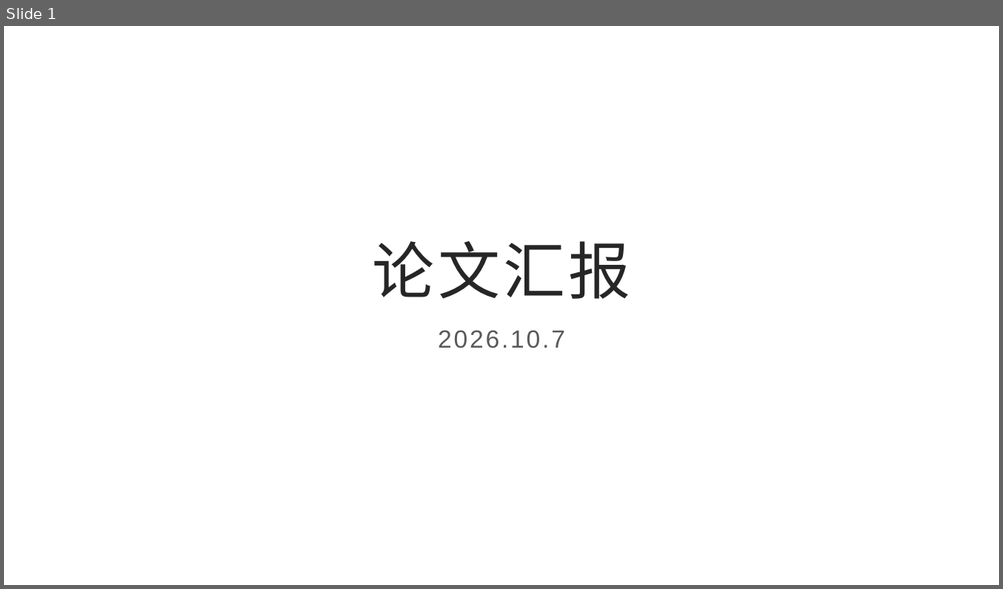
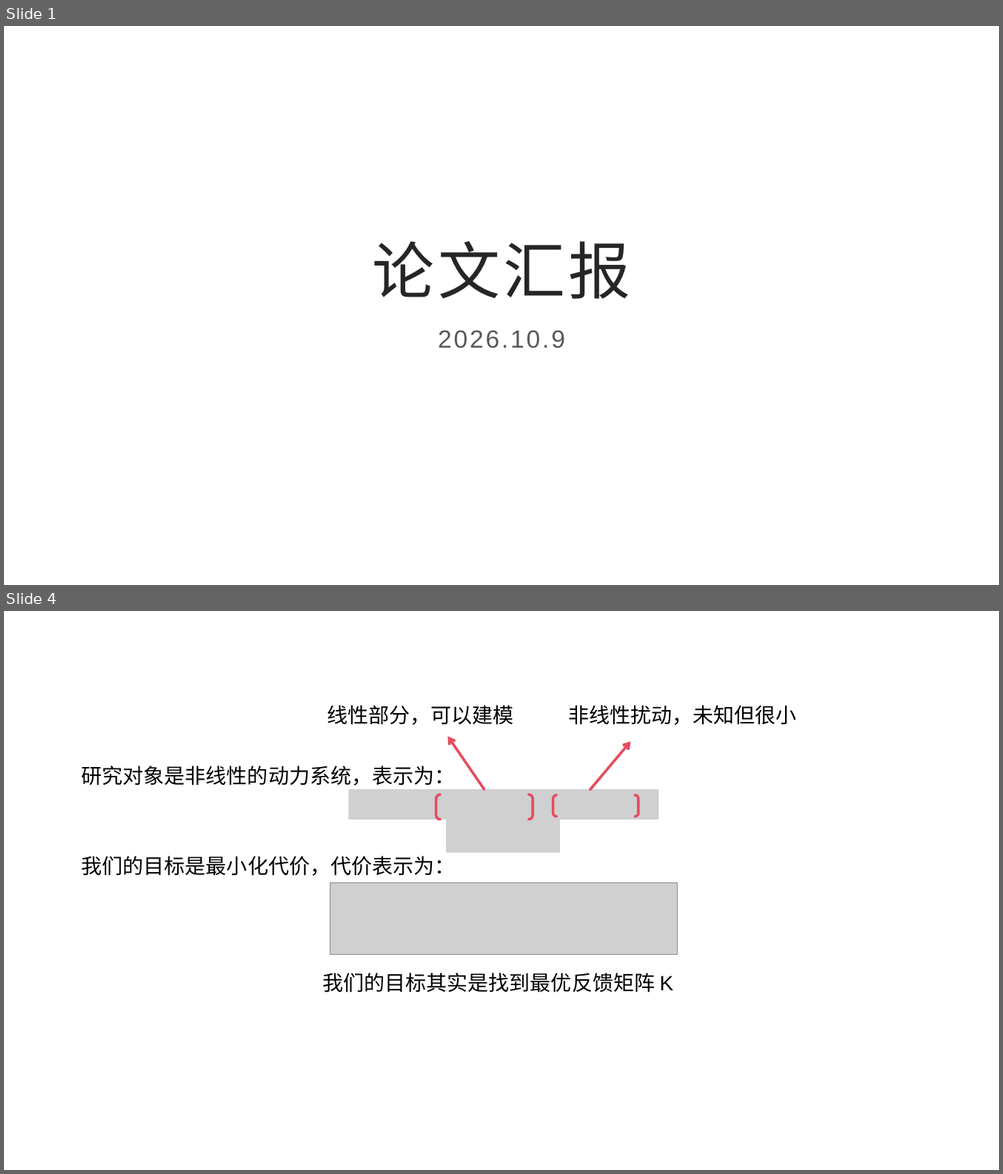
Before and after one commit to poembelief4/note, a slide deck: 李岩松/论文汇报.pptx. Shown one above the other, each under a label of ours: slide 1 before the commit, slides 1 and 4 after it; the slides between them are not shown. The pictures are 1003x589 and 1003x1174 pixels, drawn with LibreOffice and Linux fonts; fonts in the diff are those of the drawing; grey boxes stand for pictures. Boxes give left, top, right and bottom in pixels: in the first picture for what was removed or moved away, otherwise in the second. Text is boxed around its words. In the diff, an @@ line names an element or a change of style, - is before the commit and + after.

```diff
--- a/李岩松/论文汇报.pptx
+++ b/李岩松/论文汇报.pptx
@@ slide 4 added at <box>4,611,999,1170</box>, background #FFFFFF @@
@@ text added at <box>327,705,514,725</box>, 20 pt, text #000000 @@
+线性部分，可以建模
@@ text added at <box>568,705,796,725</box>, 20 pt, text #000000 @@
+非线性扰动，未知但很小
@@ arrow added from (484, 789) to (448, 736), #E54C5E 2.5 pt @@
@@ arrow added from (589, 790) to (631, 741), #E54C5E 2.5 pt @@
@@ text added at <box>82,766,455,786</box>, 20 pt, text #000000 @@
+研究对象是非线性的动力系统，表示为：
@@ picture added at <box>349,789,659,819</box> @@
@@ bracket pair added at <box>436,795,533,819</box>, outline #E54C5E 2.5 pt @@
@@ bracket pair added at <box>553,795,638,817</box>, outline #E54C5E 2.5 pt @@
@@ picture added at <box>446,820,560,853</box> @@
@@ text added at <box>82,856,455,876</box>, 20 pt, text #000000 @@
+我们的目标是最小化代价，代价表示为：
@@ picture added at <box>330,883,677,956</box> @@
@@ text added at <box>322,973,674,993</box>, 20 pt, text #000000 @@
+我们的目标其实是找到最优反馈矩阵 K
@@ slide 1 changed as well @@
@@ subtitle at <box>438,330,565,349</box>: text changed @@
-2026.10.7
+2026.10.9
```
Also in this commit, not shown: 1 other slide changed, 15 other slides added, 49 other files.
